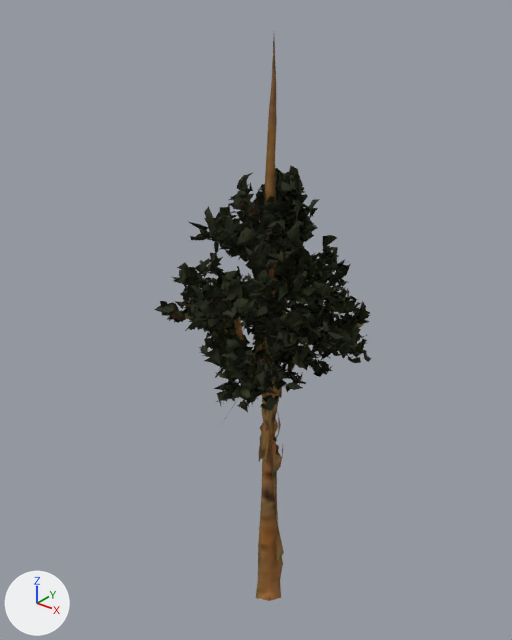
The glTF model public/models/tree_08_columnar_green.glb: old version first, new version second.
One viewpoint serves both versions: a 50 mm lens placed at (0.618, -0.802, 1.063), pointed at (-0.032, 0.011, 0.559). The axes (+X, +Y, +Z) are drawn at lower left. The lights are the same throughout. The older version comes first. Vertices at exactly the same position are counted once.

Names of what the first picture shows: 'geometry_0'.
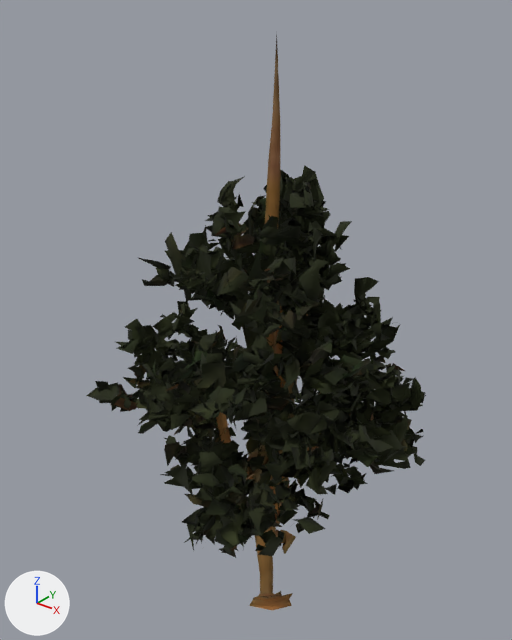
Where the change shows, as pixel boxes [x1, y1, x2, y2] in the pictures (512 x 640 px; the box of a moved part takes in the faces that stretch with it):
'geometry_0', reshaped, moved, rescaled (56% wider)
    before: [154, 40, 371, 601]
    after: [86, 35, 426, 610]
part 1 of me_geometry_0, moved or reshaped
    before: [272, 434, 283, 476]
    after: [276, 510, 280, 524]
part 2 of me_geometry_0, moved or reshaped (not visible afterwards)
    before: [259, 379, 283, 461]
part 3 of me_geometry_0, moved or reshaped (not visible afterwards)
    before: [260, 418, 267, 433]
part 4 of me_geometry_0, moved or reshaped (not visible afterwards)
    before: [260, 407, 274, 461]
part 5 of me_geometry_0, moved or reshaped (not visible afterwards)
    before: [273, 412, 281, 440]
part 6 of me_geometry_0, moved or reshaped
    before: [256, 40, 284, 601]
    after: [249, 35, 296, 610]

Edits to the bpy script that builds the scene:
```text
Change me_geometry_0:
    used by ob_geometry_0; location = (-0.001, -0.011, 0.562); scale = (0.494, 0.494, 0.494)
    remove me_geometry_0.from_pydata(...)  # 14297 vertices, 9669 faces; spans x -0.32..0.32, y -0.28..0.32, z -1.14..0.89
    add me_geometry_0.from_pydata(...)  # 14297 vertices, 9669 faces; spans x -0.32..0.32, y -0.28..0.32, z -0.49..0.74
    me_geometry_0 part 1: the loose piece of 16 vertices spanning x 0.02..0.06, y -0.01..0.08, z -0.56..-0.27 is scaled about its middle by (1, 1, 0), then moved by (0.0, 0.0, 0.16)
    me_geometry_0 part 2: the loose piece of 9 vertices spanning x -0.03..0.06, y -0.03..0.04, z -0.56..-0.16 is scaled about its middle by (1, 1, 0), then moved by (0.0, 0.0, 0.11)
    me_geometry_0 part 3: the loose piece of 5 vertices spanning x -0.03..0.03, y -0.02..0.03, z -0.47..-0.32 is scaled about its middle by (1, 1, 0), then moved by (0.0, 0.0, 0.14)
    me_geometry_0 part 4: the loose piece of 5 vertices spanning x -0.03..0.04, y -0.01..0.02, z -0.51..-0.26 is scaled about its middle by (1, 1, 0), then moved by (0.0, 0.0, 0.13)
    me_geometry_0 part 5: the loose piece of 7 vertices spanning x 0.01..0.05, y 0.0..0.06, z -0.43..-0.31 is scaled about its middle by (1, 1, 0), then moved by (0.0, 0.0, 0.12)
    me_geometry_0 part 6: 148 of 14297 vertices moved; they spanned x -0.02..0.08, y -0.05..0.06, z -1.14..0.89 and now span x -0.02..0.08, y -0.05..0.06, z -0.49..0.74; mean shift (0.0, 0.0, 0.1); largest move (0.01, -0.05, -1.14) -> (0.01, -0.05, -0.49)
Change ob_geometry_0:
    ob_geometry_0.location: (-0.001, -0.011, 0.562) -> (-0.001, -0.018, 0.396)
    ob_geometry_0.scale: (0.494, 0.494, 0.494) -> (0.812, 0.812, 0.812)
```
